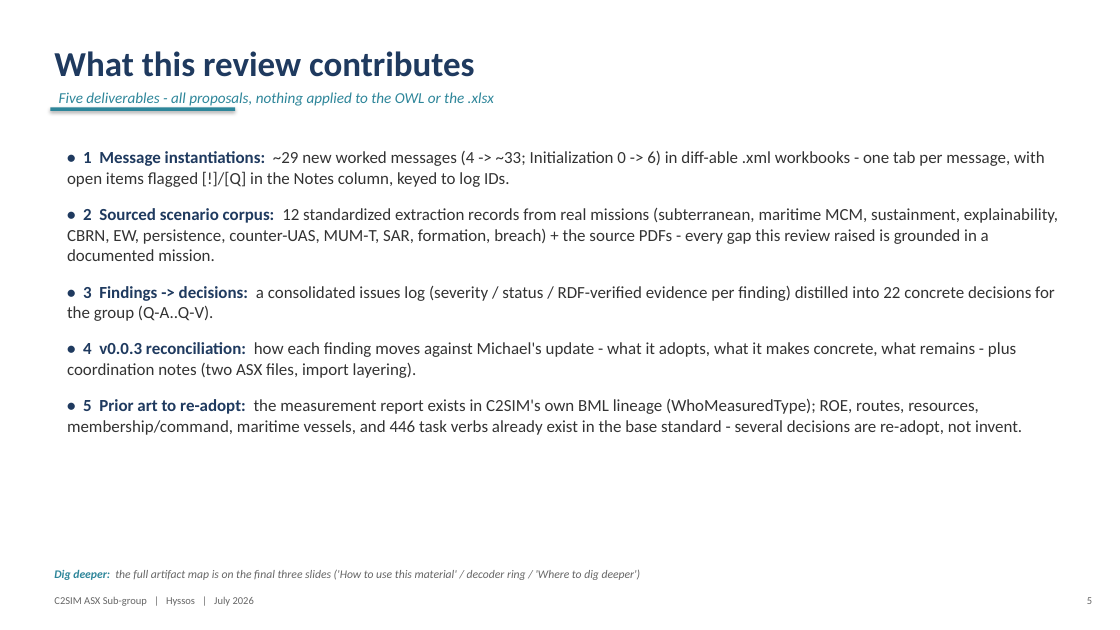
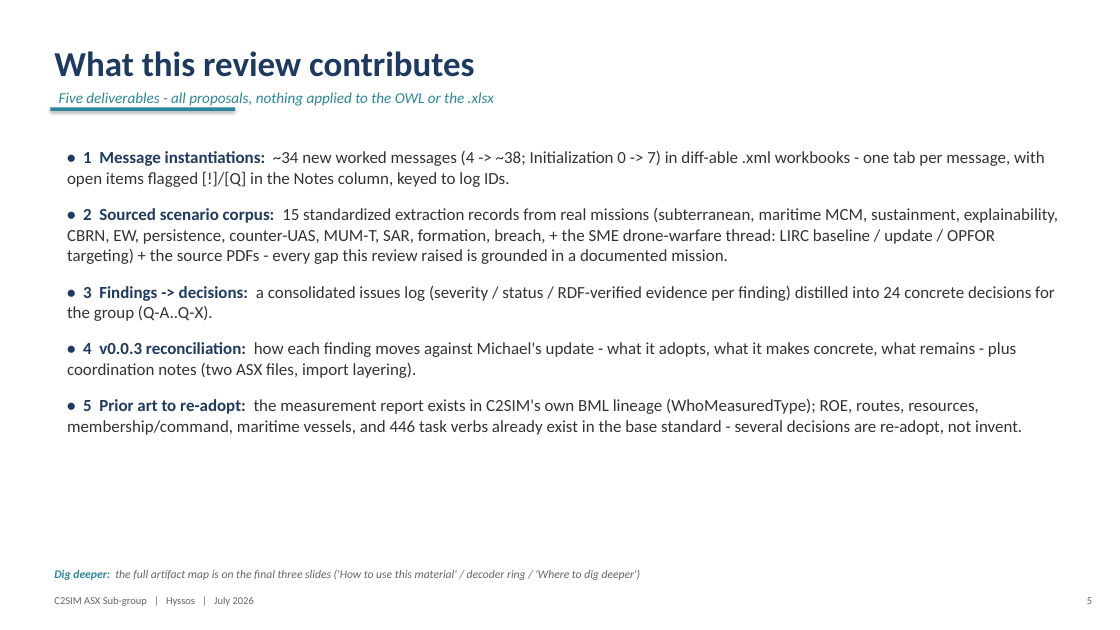
Before and after one commit to hyssostech/C2SIMArtifacts, a slide deck: slide 5 of Subgroups/ASX/InstantiationReview/ASX-Instantiation-Findings.pptx. Drawn at 1120x630 pixels with LibreOffice and Linux fonts; fonts in the diff are those of the drawing. Boxes give left, top, right and bottom in pixels: in the first picture for what was removed or moved away, otherwise in the second. Text is boxed around its words. In the diff, an @@ line names an element or a change of style, - is before the commit and + after.

```diff
--- a/Subgroups/ASX/InstantiationReview/ASX-Instantiation-Findings.pptx
+++ b/Subgroups/ASX/InstantiationReview/ASX-Instantiation-Findings.pptx
@@ text at (67, 151, 1058, 321): text changed @@
-• 1 Message instantiations: ~29 new worked messages (4 -> ~33; Initialization 0 -> 6) in diff-able .xml workbooks - one tab per message, with open items flagged [!]/[Q] in the Notes column, keyed to log IDs.
-• 2 Sourced scenario corpus: 12 standardized extraction records from real missions (subterranean, maritime MCM, sustainment, explainability, CBRN, EW, persistence, counter-UAS, MUM-T, SAR, formation, breach) + the source PDFs - every gap this review raised is grounded in a documented mission.
-• 3 Findings -> decisions: a consolidated issues log (severity / status / RDF-verified evidence per finding) distilled into 22 concrete decisions for the group (Q-A..Q-V).
+• 1 Message instantiations: ~34 new worked messages (4 -> ~38; Initialization 0 -> 7) in diff-able .xml workbooks - one tab per message, with open items flagged [!]/[Q] in the Notes column, keyed to log IDs.
+• 2 Sourced scenario corpus: 15 standardized extraction records from real missions (subterranean, maritime MCM, sustainment, explainability, CBRN, EW, persistence, counter-UAS, MUM-T, SAR, formation, breach, + the SME drone-warfare thread: LIRC baseline / update / OPFOR targeting) + the source PDFs - every gap this review raised is grounded in a documented mission.
+• 3 Findings -> decisions: a consolidated issues log (severity / status / RDF-verified evidence per finding) distilled into 24 concrete decisions for the group (Q-A..Q-X).
```
Also in this commit, not shown: 13 other slides changed, 7 other files.
